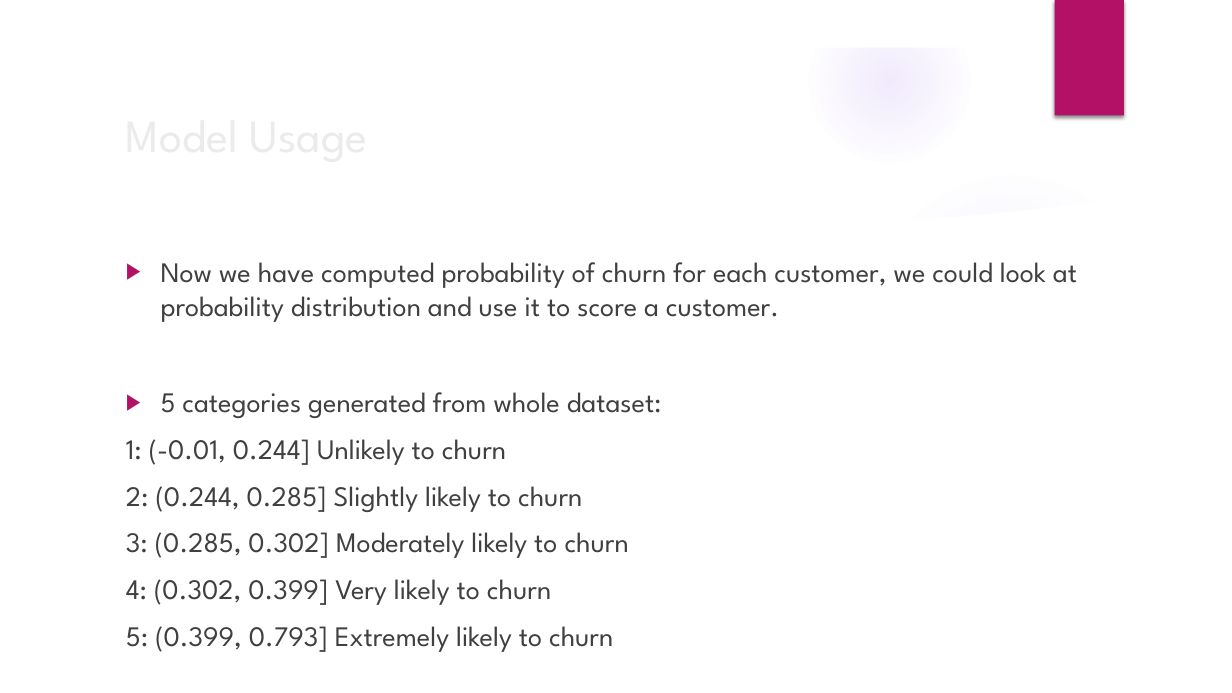
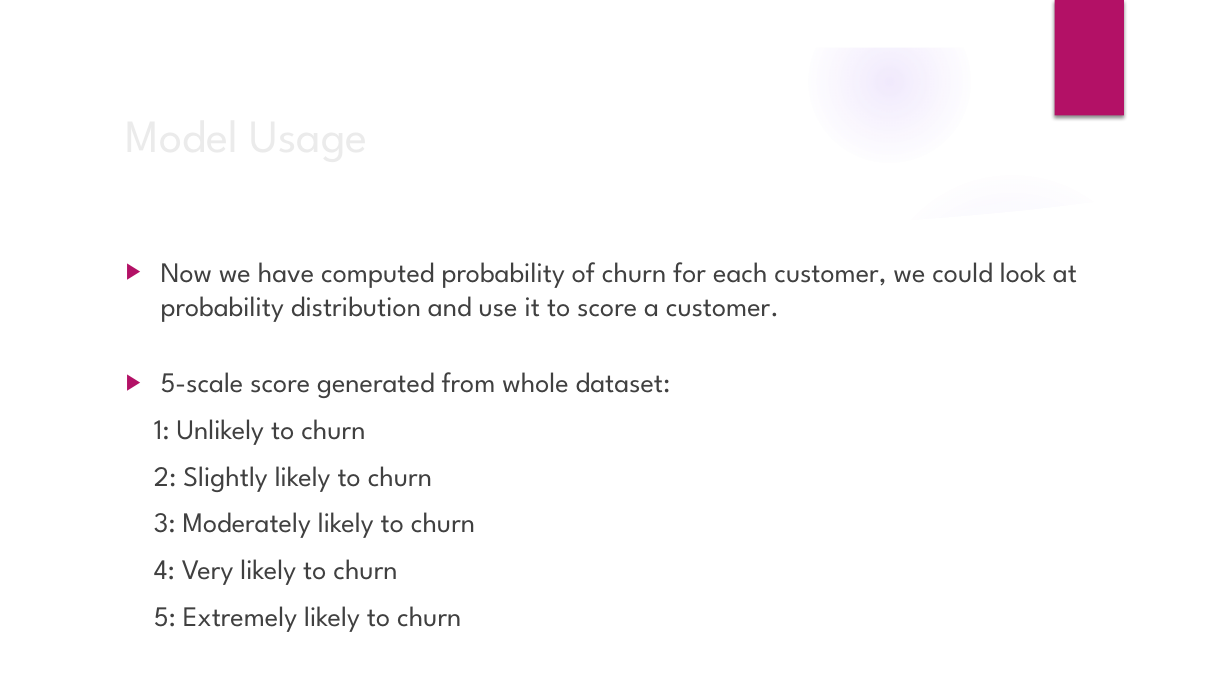
Before and after one commit to experience-corps/data-customer-health-score, a slide deck: slide 16 of LWANG_Solo_Project_Presentation.pptx (slide 14 before the commit). Drawn at 1232x693 pixels with LibreOffice and Linux fonts; fonts in the diff are those of the drawing; background and template pictures are left out. Boxes give left, top, right and bottom in pixels: in the first picture for what was removed or moved away, otherwise in the second. Text is boxed around its words. In the diff, an @@ line names an element or a change of style, - is before the commit and + after.

```diff
--- a/LWANG_Solo_Project_Presentation.pptx
+++ b/LWANG_Solo_Project_Presentation.pptx
@@ text at box(154, 372, 671, 585): text changed @@
-▶ 5 categories generated from whole dataset:
-1: (-0.01, 0.244] Unlikely to churn
-2: (0.244, 0.285] Slightly likely to churn
-3: (0.285, 0.302] Moderately likely to churn
-4: (0.302, 0.399] Very likely to churn
-5: (0.399, 0.793] Extremely likely to churn
+▶ 5-scale score generated from whole dataset:
+1: Unlikely to churn
+2: Slightly likely to churn
+3: Moderately likely to churn
+4: Very likely to churn
+5: Extremely likely to churn
```
Also in this commit, not shown: 7 other slides changed, 2 slides added, 3 other files.
